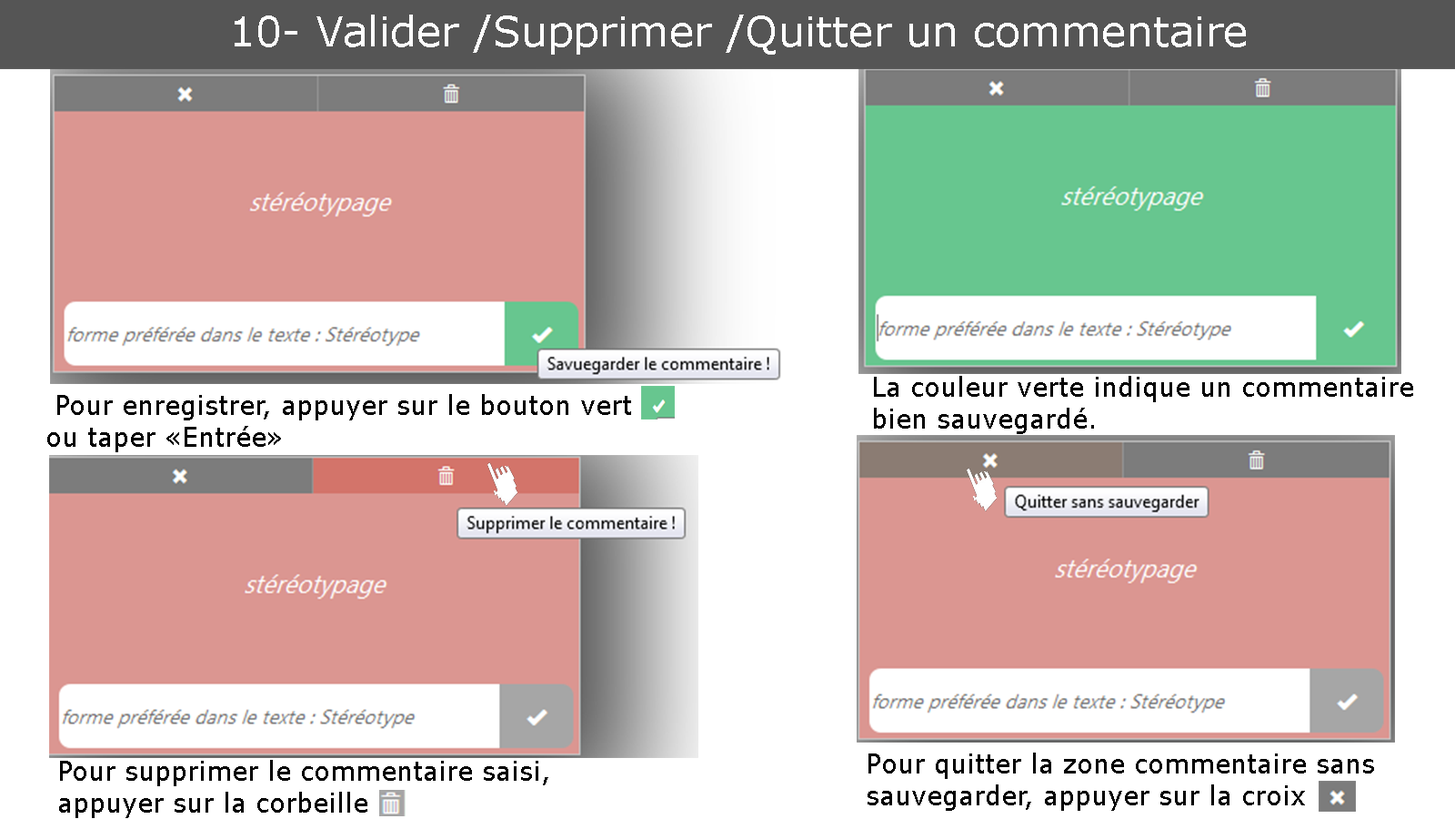
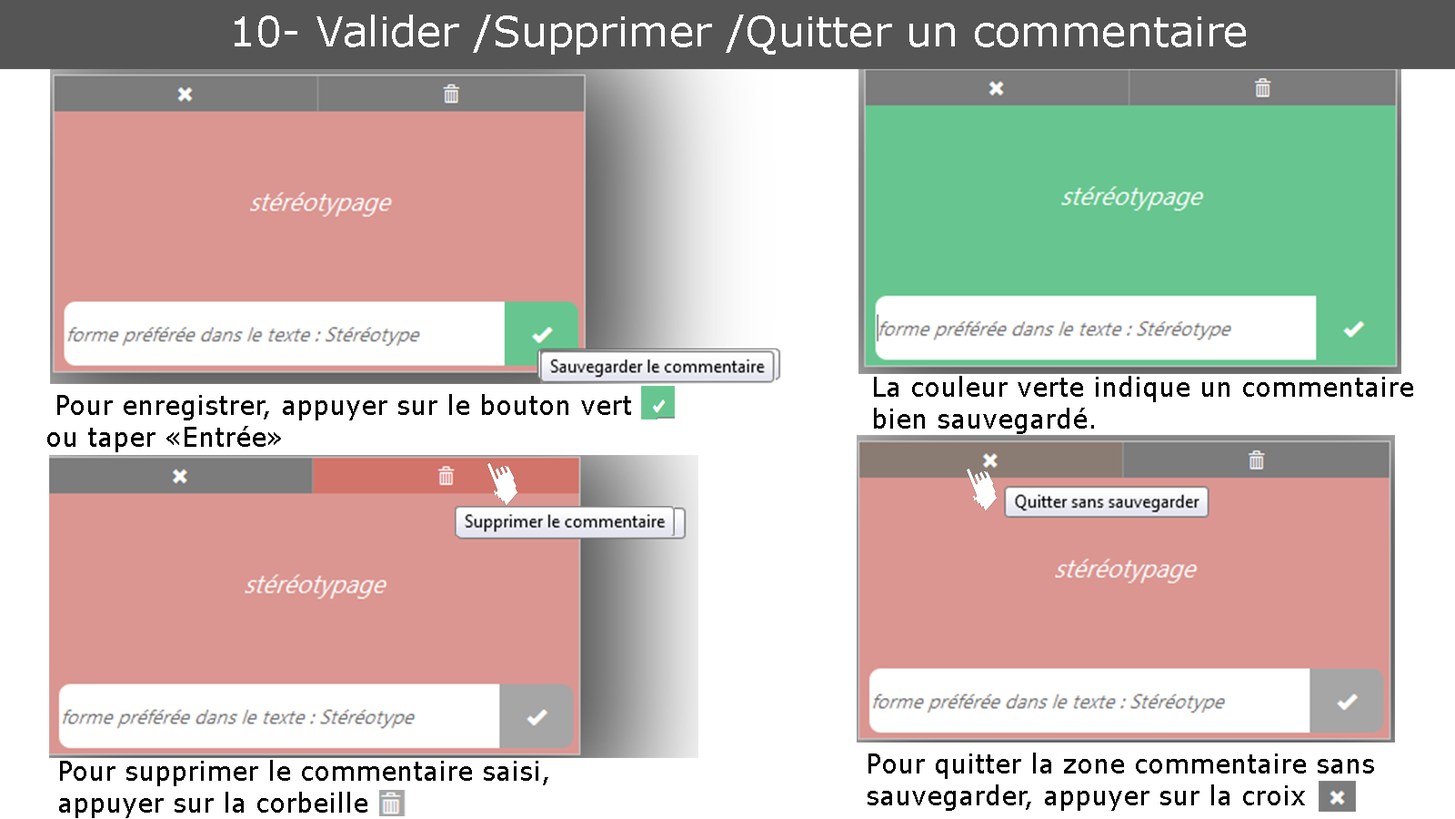
Two versions of the same layered image (1455 × 819). Layer-by-layer changes:
added layer "infoBullCommentaire" above "infobullSupprimerCommentaire" over [540, 349, 776, 384]
added layer "infobullSupprimerCommentaire" above "croix" over [454, 505, 675, 536]
